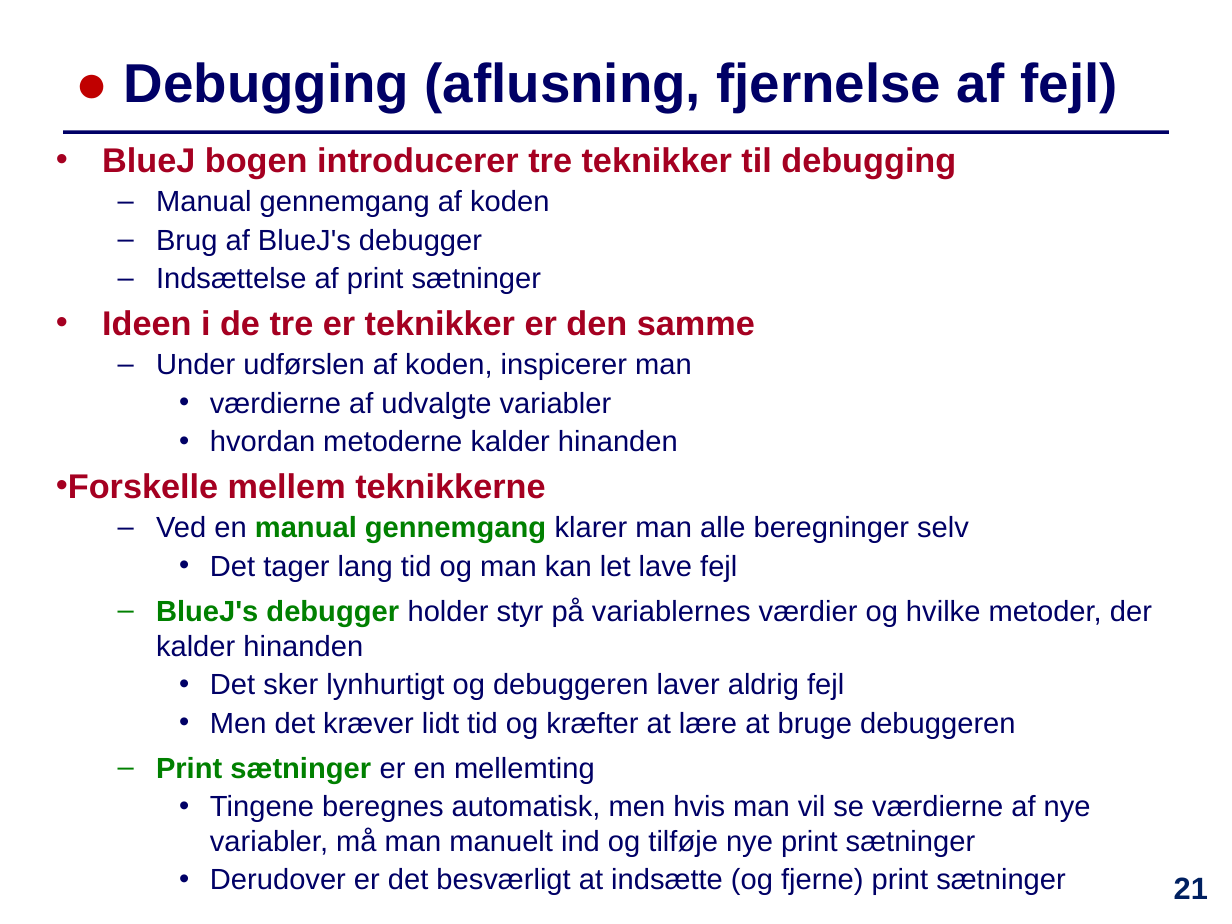
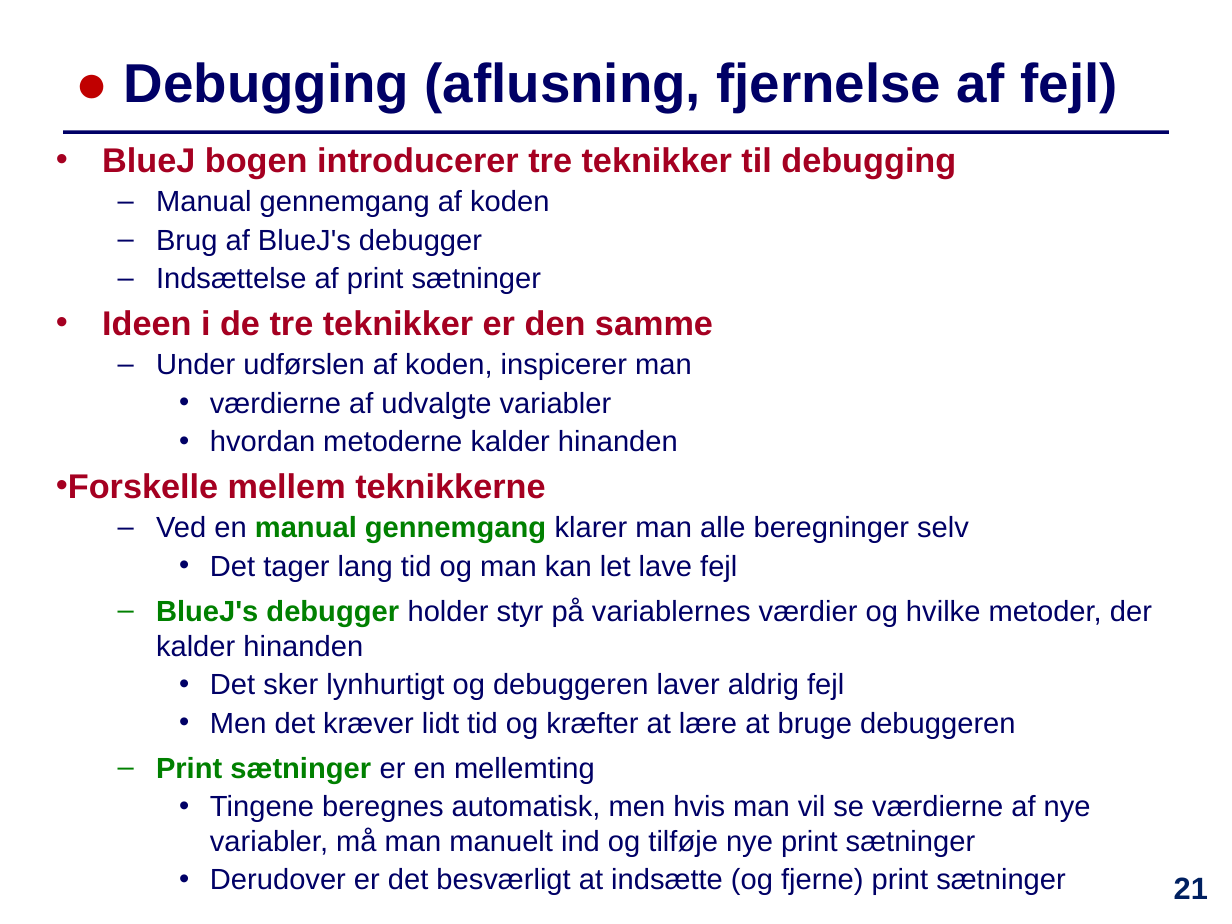
Before and after one commit to IntProgAU/Materiale, a slide deck: slide 21 of web/e23/uge_10/Slides-Uge10.pptx. Drawn at 1232x924 pixels with LibreOffice and Linux fonts; fonts in the diff are those of the drawing. Boxes give left, top, right and bottom in pixels: in the first picture for what was removed or moved away, otherwise in the second. Text is boxed around its words. In the diff, an @@ line names an element or a change of style, - is before the commit and + after.

```diff
--- a/web/e23/uge_10/Slides-Uge10.pptx
+++ b/web/e23/uge_10/Slides-Uge10.pptx
@@ text at [102, 310, 713, 336]: text changed @@
-  • Ideen i de tre er teknikker er den samme
+  • Ideen i de tre teknikker er den samme
```
Also in this commit, not shown: 7 other slides changed, 3 other files.
